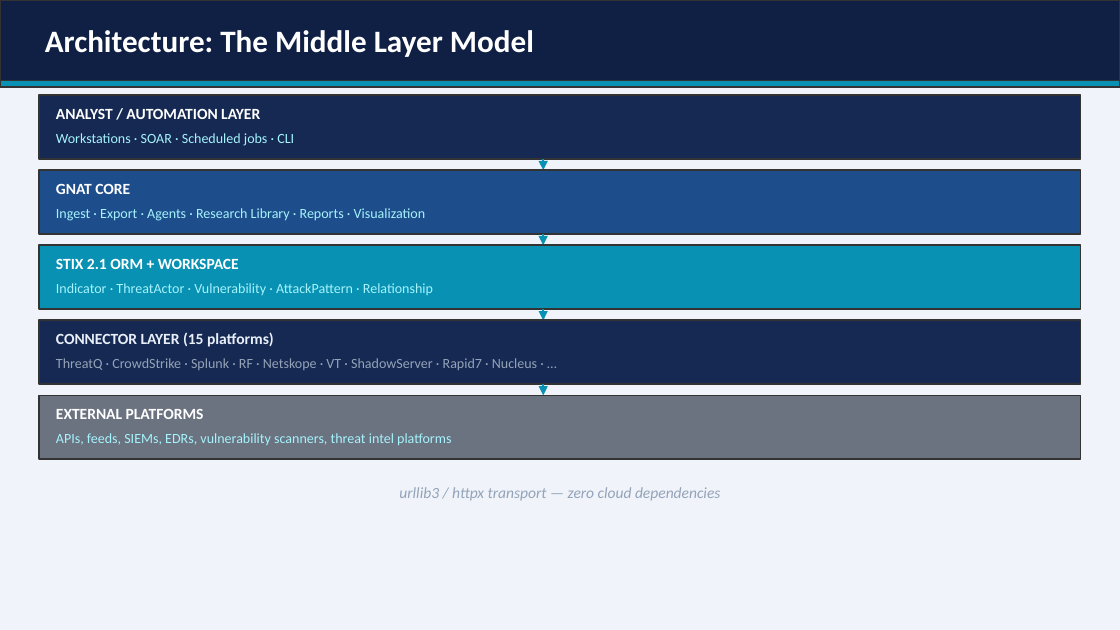
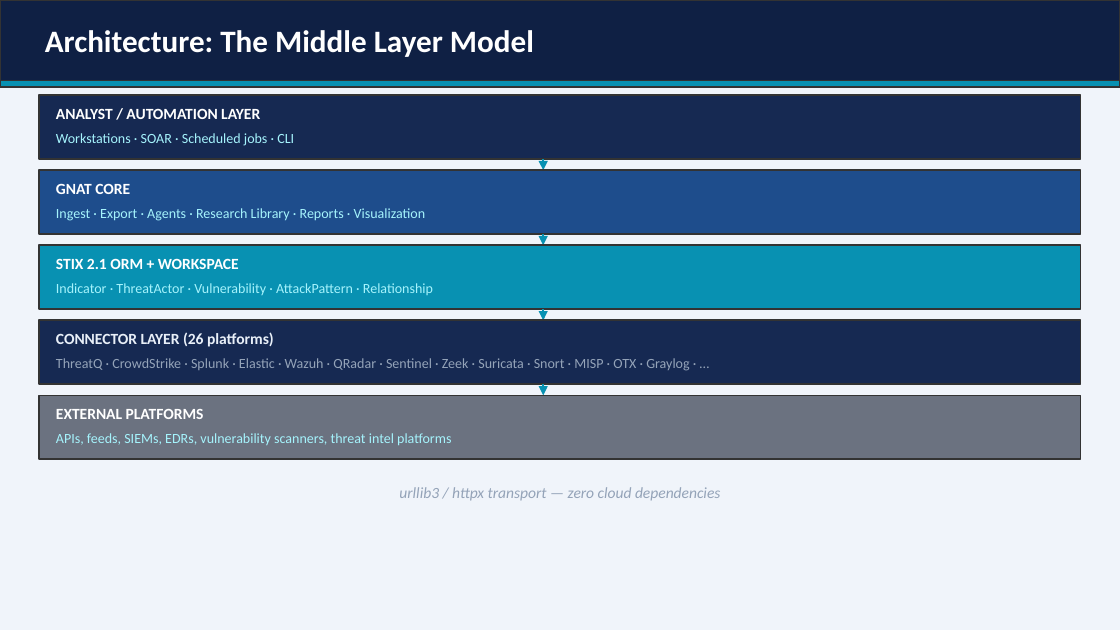
Before and after one commit to wrhalpin/GNAT, a slide deck: slide 4 of GNAT-Presentation.pptx. Drawn at 1120x630 pixels with LibreOffice and Linux fonts; fonts in the diff are those of the drawing. Boxes give left, top, right and bottom in pixels: in the first picture for what was removed or moved away, otherwise in the second. Text is boxed around its words. In the diff, an @@ line names an element or a change of style, - is before the commit and + after.

```diff
--- a/GNAT-Presentation.pptx
+++ b/GNAT-Presentation.pptx
@@ text at (56, 332, 274, 347): text changed @@
-CONNECTOR LAYER (15 platforms)
+CONNECTOR LAYER (26 platforms)
@@ text at (56, 358, 689, 371): text changed @@
-ThreatQ · CrowdStrike · Splunk · RF · Netskope · VT · ShadowServer · Rapid7 · Nucleus · …
+ThreatQ · CrowdStrike · Splunk · Elastic · Wazuh · QRadar · Sentinel · Zeek · Suricata · Snort · MISP · OTX · Graylog · …
```
Also in this commit, not shown: 9 other slides changed, 1 slide added.
